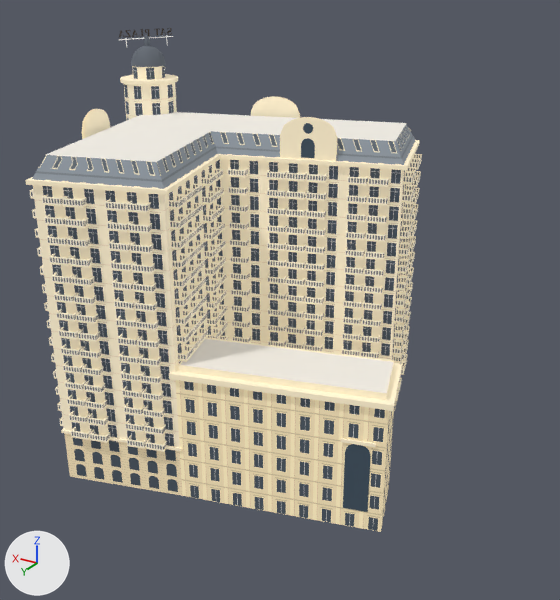
A saved change to the glTF model public/models/landmark-sat-plaza.glb.
Camera for both pictures: a 50 mm camera at (-81.7, 115.6, 83.6) aimed at (-16.2, 6.5, 29.1). The axes (+X, +Y, +Z) are drawn at lower left. The lights are the same throughout. The first picture is the older version. Where no turn or scale is listed for an object, it has been applied to the vertices. Vertices at exactly the same position are counted once.

The first picture shows 'sat-plaza'.
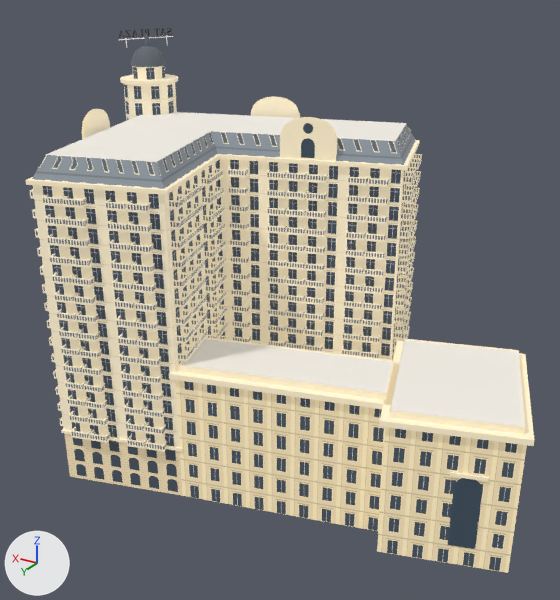
Where the newer file only moved an object's origin or applied its transform, the numbers keep the older frame.

What differs and where, as boxes (x1, y1, x2, y2) in the pictures (560 x 600 px; the box of a moved part takes in the faces that stretch with it):
'sat-plaza', reshaped (28% wider, 8% taller)
    before: (25, 28, 422, 532)
    after: (26, 28, 534, 573)
part 1 of me_sat_plaza, moved or reshaped
    before: (341, 438, 376, 447)
    after: (450, 472, 489, 481)
part 2 of me_sat_plaza, moved or reshaped
    before: (343, 444, 371, 512)
    after: (448, 478, 482, 549)
part 3 of me_sat_plaza, added (beige)
    after: (377, 341, 534, 573)
part 4 of me_sat_plaza, added
    after: (389, 339, 526, 434)

What the commit changed:
me_sat_plaza is used by ob_sat_plaza; location (-6.6, 3.3, 34.4).
me_sat_plaza had 16179 vertices, 24222 faces and spanned x -36.8..36.8, y -30.3..30.3, z -38.0..38.0.
me_sat_plaza now has 16207 vertices, 24258 faces and spans x -57.8..36.8, y -30.3..30.3, z -38.0..38.0.
me_sat_plaza part 1: the loose piece of 8 vertices spanning x -34.2..-28.8, y 14.4..16.1, z -21.3..-20.7 is moved by (-18.2, -0.4, 0.0).
me_sat_plaza part 2: the loose piece of 15 vertices spanning x -33.5..-29.4, y 14.5..15.6, z -34.4..-21.3 is moved by (-18.2, -0.4, 0.0).
me_sat_plaza part 3: a new loose piece of 16 vertices spanning x -57.8..-28.3, y -13.5..19.5, z -38.0..-12.9.
Part 4, on me_sat_plaza:
12 vertices are added at x -56.2..-30.0, y -11.9..17.9, z -12.9..-11.7.
8 new faces join them, mat_satcream (beige #eddfbf, glowing brown #8e8572).
2 new faces join them, mat_roof (light grey #d7d3cb, glowing grey #817e79).
Other edits to the shape of me_sat_plaza do not show in these pictures.
